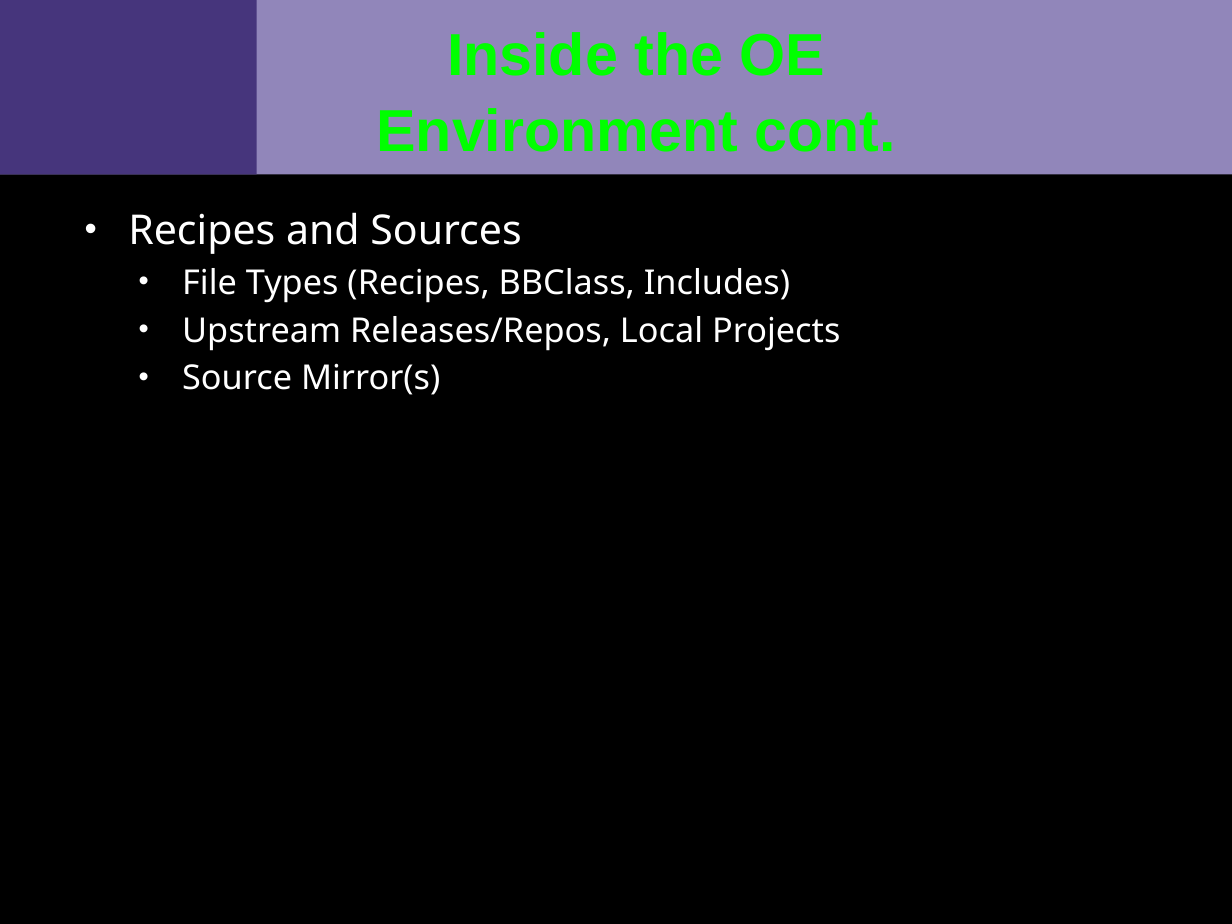
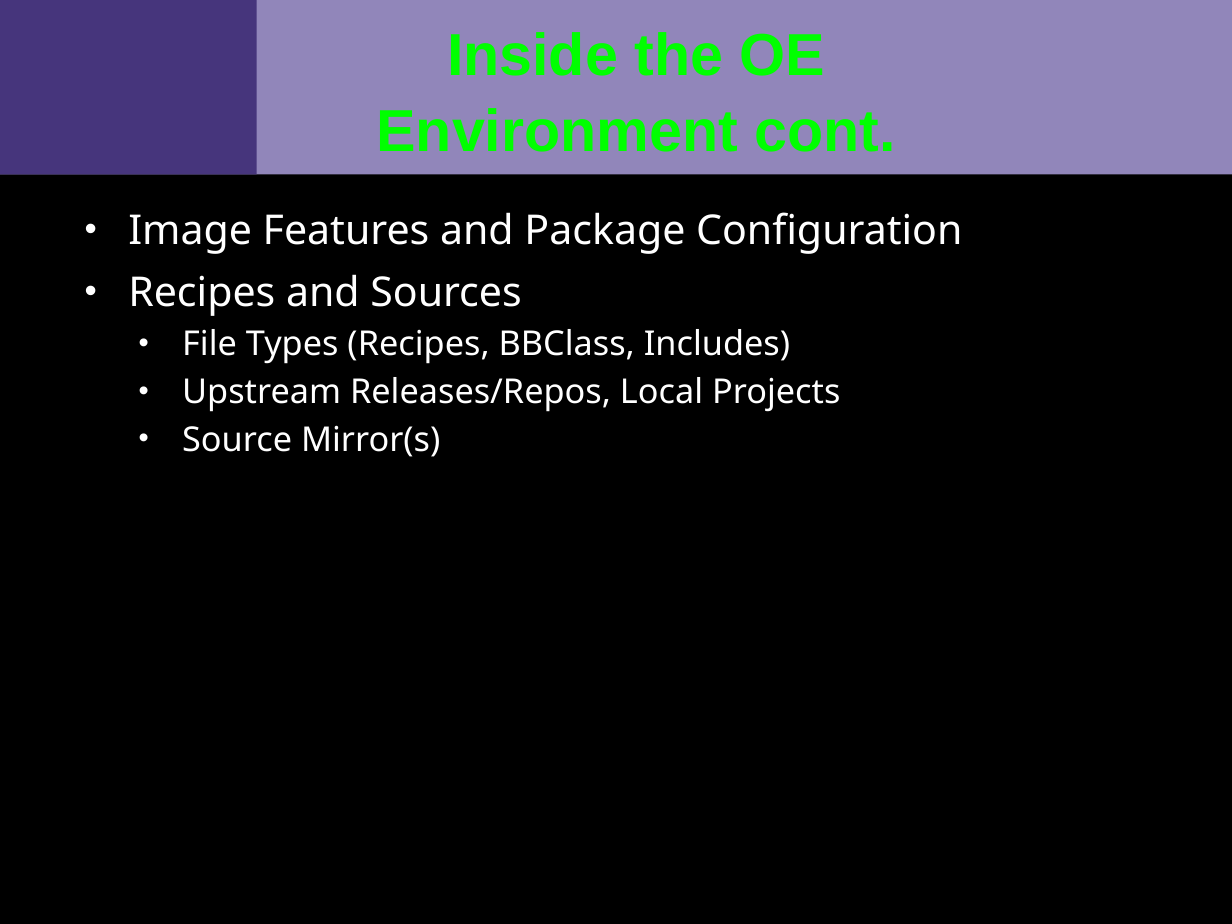
Before and after one commit to VCTLabs/scale13x-presentations, a slide deck: slide 4 of yocto_scale_handout.odp. Drawn at 1232x924 pixels with LibreOffice and Linux fonts; fonts in the diff are those of the drawing; background and template pictures are left out. Boxes give left, top, right and bottom in pixels: in the first picture for what was removed or moved away, otherwise in the second. Text is boxed around its words. In the diff, an @@ line names an element or a change of style, - is before the commit and + after.

```diff
--- a/yocto_scale_handout.odp
+++ b/yocto_scale_handout.odp
@@ text at [128, 212, 962, 254]: paragraph added @@
+• Image Features and Package Configuration
```
Also in this commit, not shown: 2 other slides changed.
